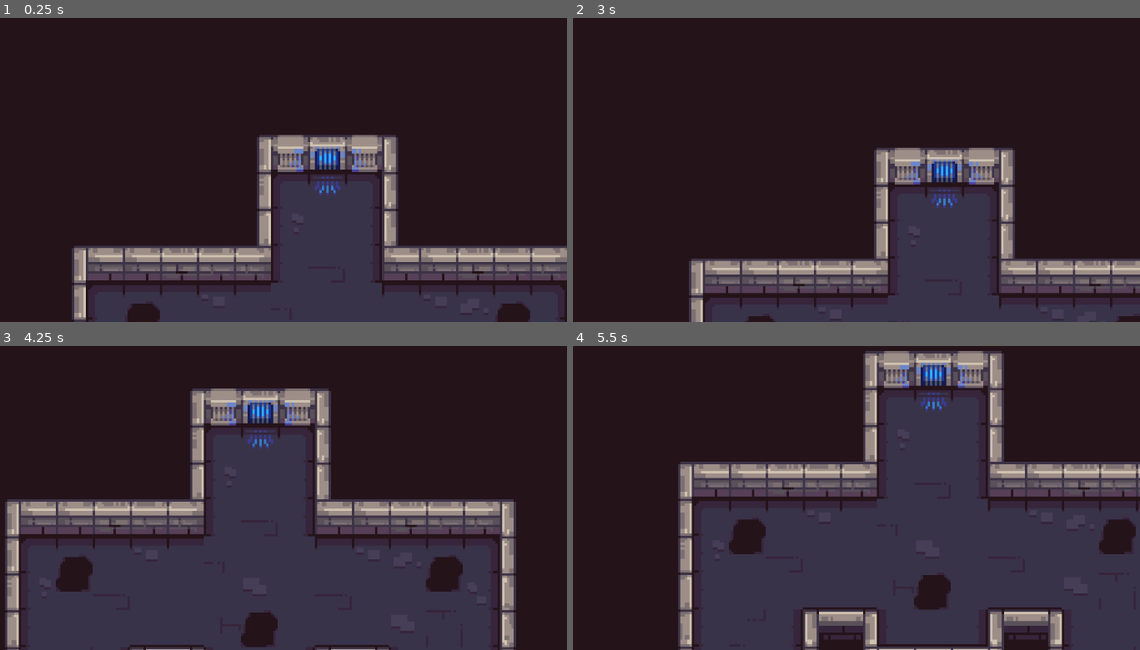
Above: before the commit, frames 1-4 (two rows, left to right).
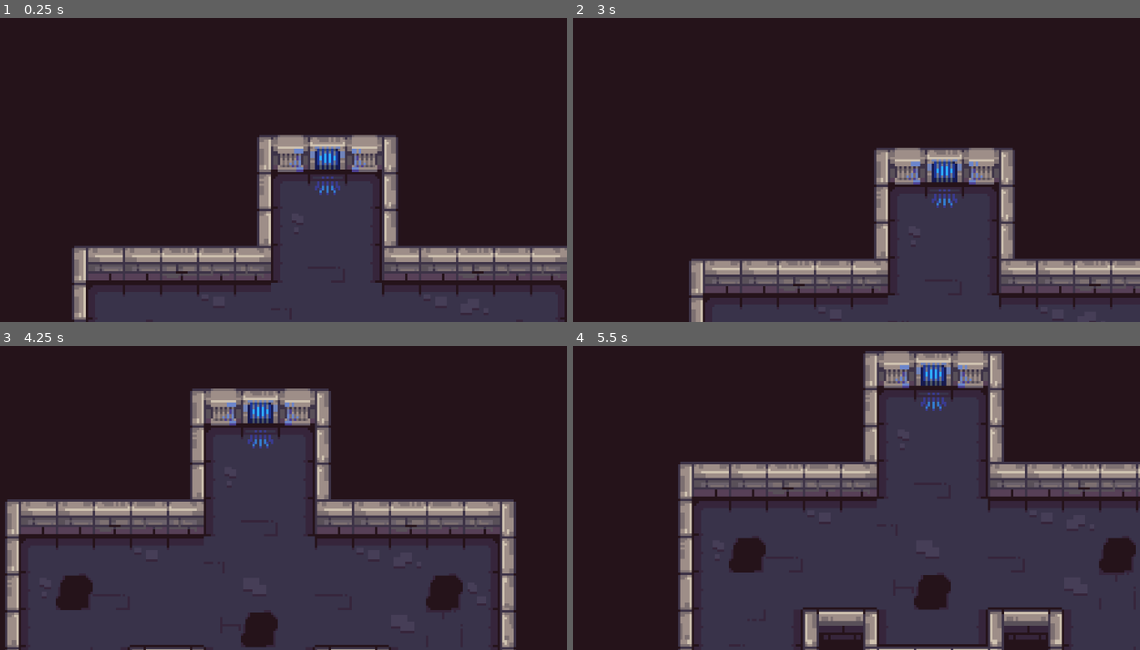
Above: after the commit, the same moments.

Repository: nico-hahn/freezelings
Game: Godot game, scene res://scenes/levels/level_02.tscn
Same seed, same stepped clock (60 frames per second), same inputs: the game is played once before the commit and once after it. This scene is started directly instead of the project's main scene.
Inputs (mouse positions are in pixels of both pictures, inside the frame that each line leads up to):
- Up to frame 1 (0.25 s): no input
- Up to frame 2 (3 s): tap Enter at 0.5, 2 s; move the mouse to (952, 115) at 0.52 s; click (952, 115) at 0.67 s; tap Space at 1.25, 2.75 s; drag from (675, 154) to (771, 209) at 1.27 s; move the mouse to (873, 51) at 2.02 s; click (873, 51) at 2.17 s; drag from (771, 209) to (607, 78) at 2.77 s
- Up to frame 3 (4.25 s): tap Enter at 3.5 s; move the mouse to (436, 519) at 3.52 s; click (436, 519) at 3.67 s
- Up to frame 4 (5.5 s): tap Space at 4.25 s; drag from (607, 406) to (709, 370) at 4.27 s; move the mouse to (839, 461) at 5.02 s; click (839, 461) at 5.17 s

The runs differ from the first frame. In frame 1, 0.6% of the frame differs, in the area x 22-94%, y 93-100%; in frame 2, 0.2%; in frame 3, 1.4%, in the area x 9-82%, y 69-87%; in frame 4, 1.4%.

Commit message:
place holes correctly

Diff:
--- a/scenes/levels/level_02.tscn
+++ b/scenes/levels/level_02.tscn
@@ -31,7 +31,7 @@
 position = Vector2(40, 104)
 
 [node name="Hole2" parent="DesignerObjectsContainer" index="1" instance=ExtResource("2_vq1pa")]
-position = Vector2(-40, 80)
+position = Vector2(-40, 88)
 
 [node name="Hole3" parent="DesignerObjectsContainer" index="2" instance=ExtResource("2_vq1pa")]
-position = Vector2(120, 80)
+position = Vector2(120, 88)
